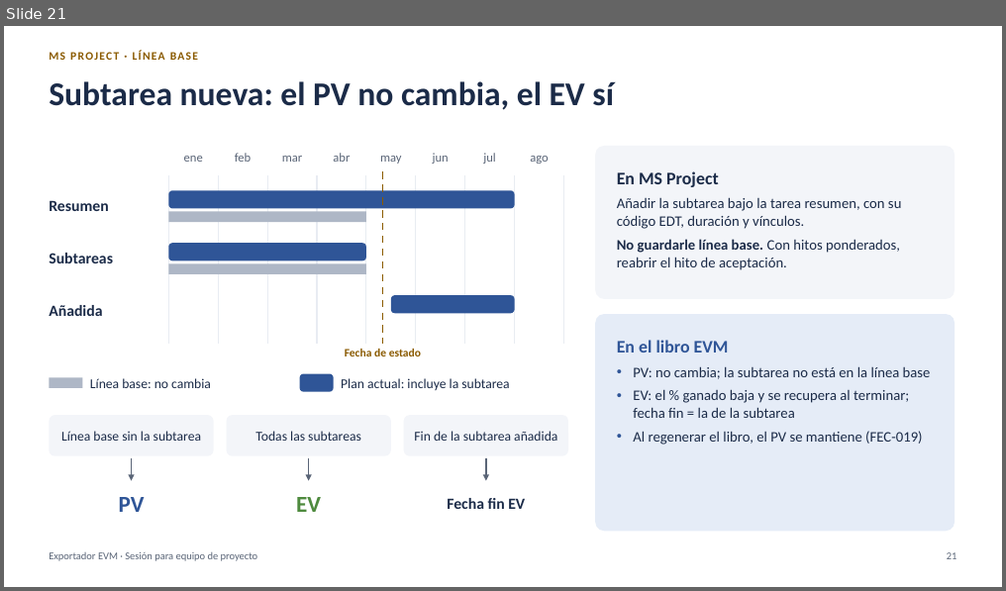
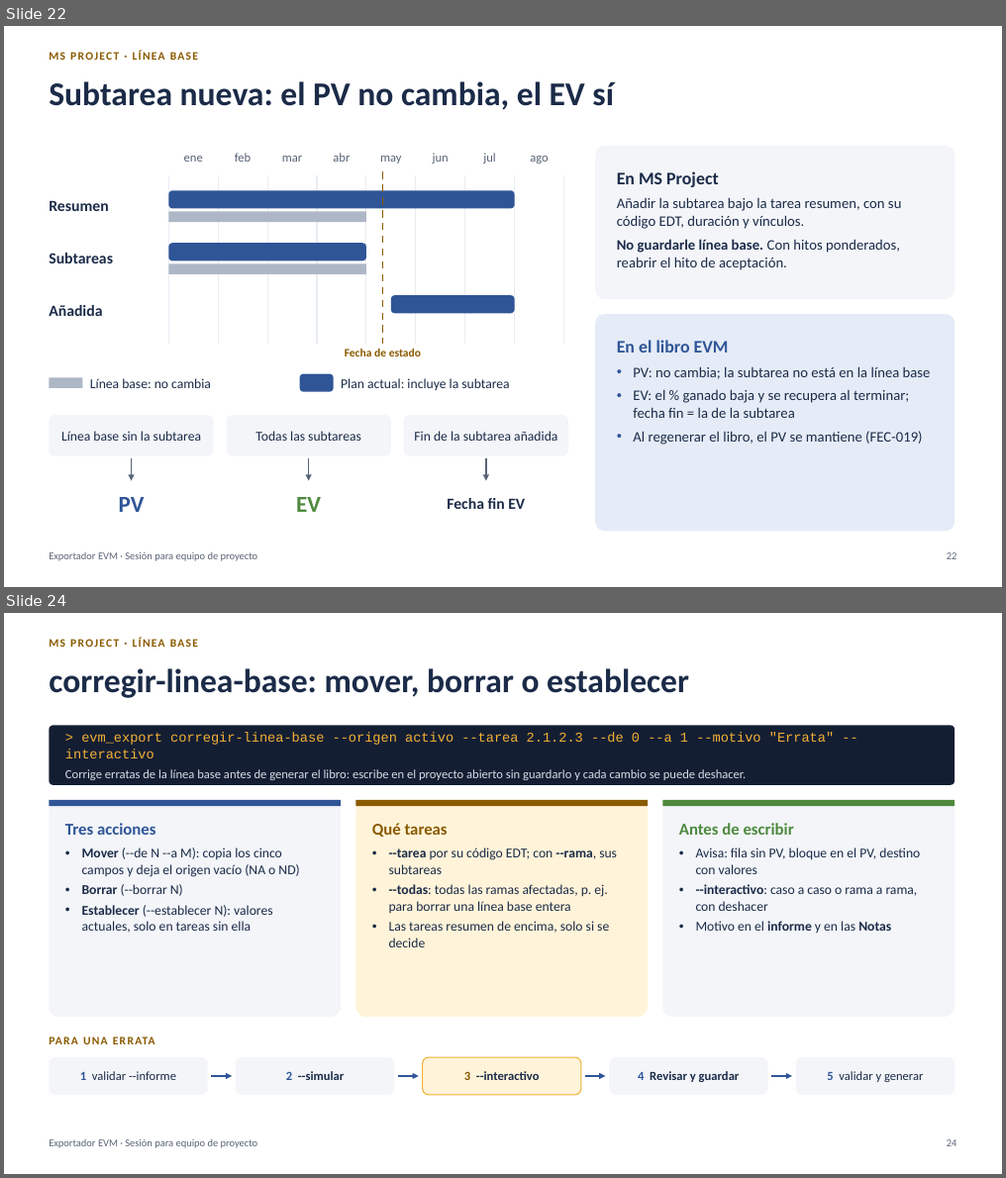
Before and after one commit to MarceloSalazar/evm-automation, a slide deck: docs/presentacion-jefes-de-proyecto.pptx. Shown one above the other, each under a label of ours: slide 21 before the commit, slides 22 and 24 after it; the slides between them are not shown. The pictures are 1006x591 and 1006x1178 pixels, drawn with LibreOffice and Linux fonts; fonts in the diff are those of the drawing. Boxes give left, top, right and bottom in pixels: in the first picture for what was removed or moved away, otherwise in the second. Text is boxed around its words. In the diff, an @@ line names an element or a change of style, - is before the commit and + after.

Commit message:
Capturas del libro regeneradas y presentación de la 2.7.0
- Capturas de docs/img/excel con las cabeceras y las fechas de EV de la 2.7.0.
- Presentación: 45 diapositivas y 30 minutos de contenido (34 con preguntas).
  Nuevas: actualizar-edt, revisar las líneas base (validar --informe),
  corregir-linea-base y el método Ponderado con los pesos por tarea resumen.
  Actualizadas: agenda, campos personalizados, presupuesto, errores
  frecuentes, hitos ponderados, cómo funciona, generar (HIT-013) y las
  capturas del libro.

```diff
--- a/docs/presentacion-jefes-de-proyecto.pptx
+++ b/docs/presentacion-jefes-de-proyecto.pptx
@@ slide 24 added at [4,613,1002,1174], background #FFFFFF @@
@@ text added at [49,636,648,658], 11 pt, text #8A5A00, bold @@
+MS PROJECT · LÍNEA BASE
@@ title added at [49,668,689,698], 32 pt, text #1B2B48, bold @@
+corregir-linea-base: mover, borrar o establecer
@@ rounded rectangle added at [49,725,954,785], fill #141E33 @@
@@ text added at [65,732,834,780], 12 pt, text #D5DBE5 @@
+> evm_export corregir-linea-base --origen activo --tarea 2.1.2.3 --de 0 --a 1 --motivo "Errata" --interactivo
+Corrige erratas de la línea base antes de generar el libro: escribe en el proyecto abierto sin guardarlo y cada cambio se puede deshacer.
@@ rounded rectangle added at [49,800,341,1017], fill #F3F5F9 @@
@@ rectangle added at [49,800,341,806], fill #2F5597 @@
@@ rounded rectangle added at [355,800,648,1017], fill #FFF4D9 @@
@@ rectangle added at [355,800,648,806], fill #8A5A00 @@
@@ rounded rectangle added at [662,800,954,1017], fill #F3F5F9 @@
@@ rectangle added at [662,800,954,806], fill #4E8A3E @@
@@ text added at [65,823,299,933], 13 pt, text #1B2B48 @@
+Tres acciones
+• Mover (--de N --a M): copia los cinco campos y deja el origen vacío (NA o ND)
+• Borrar (--borrar N)
+• Establecer (--establecer N): valores actuales, solo en tareas sin ella
@@ text added at [372,823,617,948], 13 pt, text #1B2B48 @@
+Qué tareas
+• --tarea por su código EDT; con --rama, sus subtareas
+• --todas: todas las ramas afectadas, p. ej. para borrar una línea base entera
+• Las tareas resumen de encima, solo si se decide
@@ text added at [679,823,920,933], 13 pt, text #1B2B48 @@
+Antes de escribir
+• Avisa: fila sin PV, bloque en el PV, destino con valores
+• --interactivo: caso a caso o rama a rama, con deshacer
+• Motivo en el informe y en las Notas
@@ text added at [49,1034,498,1055], 11 pt, text #8A5A00, bold @@
+PARA UNA ERRATA
@@ rounded rectangle added at [49,1058,208,1095], fill #F3F5F9, 12 pt, text #1B2B48 @@
+1 validar --informe
@@ rounded rectangle added at [236,1058,395,1095], fill #F3F5F9, 12 pt, text #1B2B48, bold @@
+2 --simular
@@ rounded rectangle added at [423,1058,581,1095], fill #FFF4D9, outline #F2B134 1 pt, 12 pt, text #1B2B48, bold @@
+3 --interactivo
@@ rounded rectangle added at [610,1058,768,1095], fill #F3F5F9, 12 pt, text #1B2B48, bold @@
+4 Revisar y guardar
@@ rounded rectangle added at [796,1058,954,1095], fill #F3F5F9, 12 pt, text #1B2B48 @@
+5 validar y generar
@@ arrow added from (211, 1076) to (232, 1076), #2F5597 1.5 pt @@
@@ arrow added from (398, 1076) to (419, 1076), #2F5597 1.5 pt @@
@@ arrow added from (585, 1076) to (606, 1076), #2F5597 1.5 pt @@
@@ arrow added from (772, 1076) to (792, 1076), #2F5597 1.5 pt @@
@@ text added at [49,1140,258,1149], 10 pt, text #5A6577 @@
+Exportador EVM · Sesión para equipo de proyecto
@@ page number added at [946,1140,957,1147], 10 pt, text #5A6577 @@
+24
@@ what was slide 21 is now slide 22 @@
```
Also in this commit, not shown: 10 slides changed, 3 other slides added, 18 other files.
